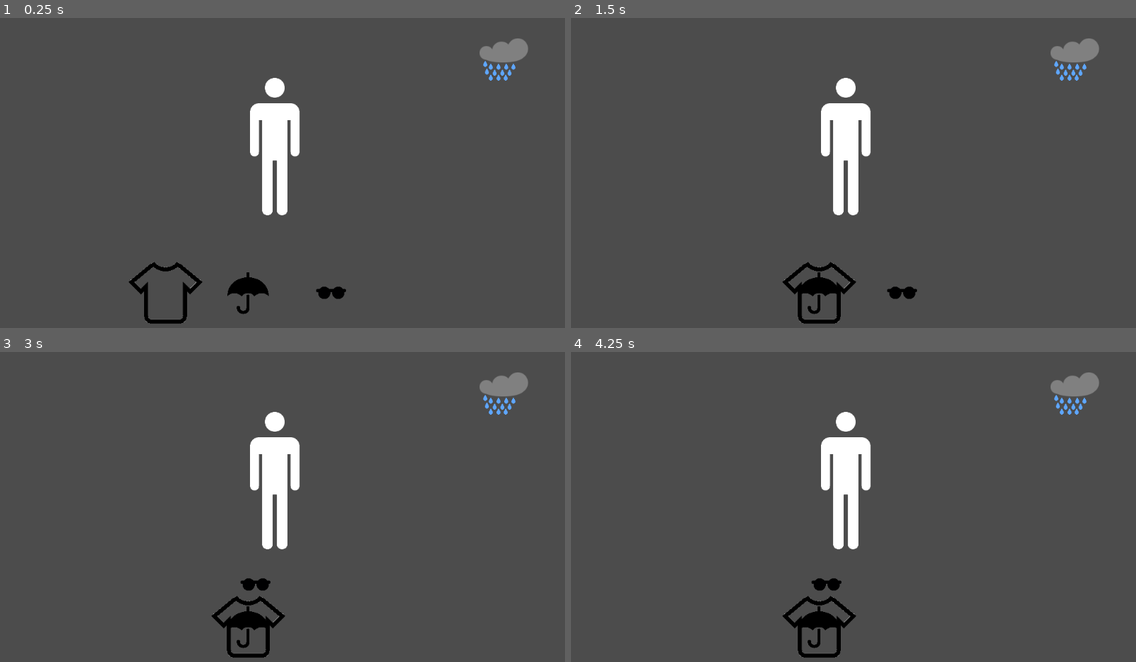
Above: before the commit, frames 1-4 (two rows, left to right).
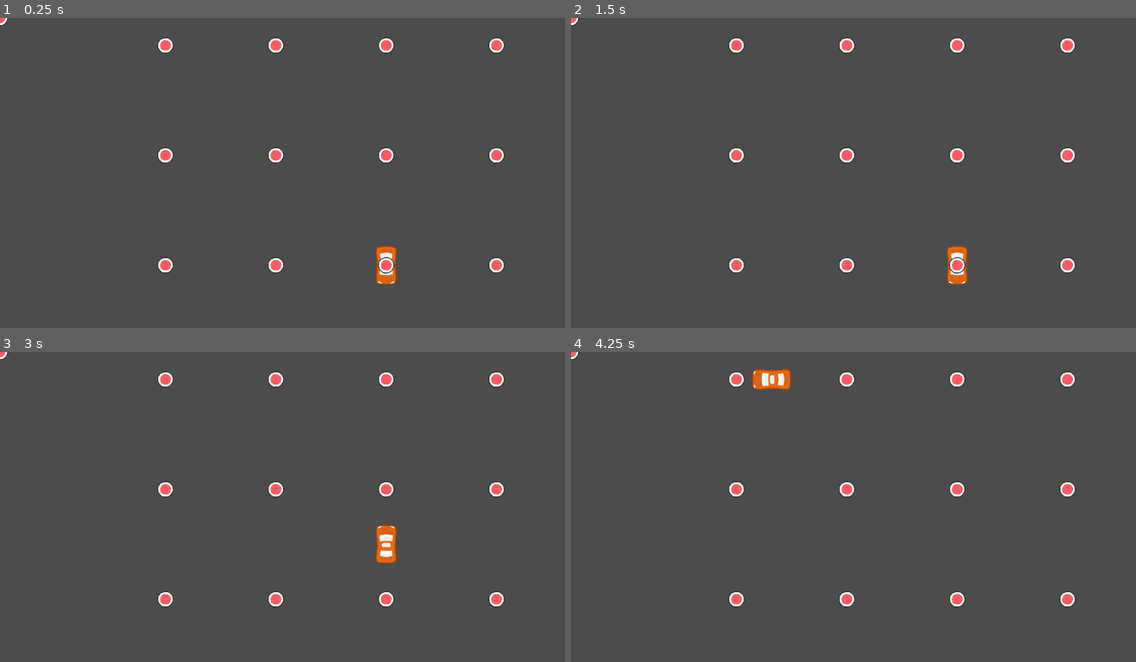
Above: after the commit, the same moments.

Repository: JoelCoyos/IngenieriaVideojuegos
Game: Godot game, scene res://Game.tscn
The game is run twice, just before and just after one commit, with the same random seed, the same clock (stepped at 60 frames per second) and the same inputs.
Inputs (mouse positions are in pixels of both pictures, inside the frame that each line leads up to):
- Up to frame 1 (0.25 s): no input
- Up to frame 2 (1.5 s): tap Enter at 0.5 s; move the mouse to (734, 290) at 0.52 s; press the mouse at (734, 290) at 0.53 s; hold Right (ui_right) 0.53-1.28 s; tap Space at 1.25 s; move the mouse to (819, 290) at 1.27 s; release the mouse at (819, 290) at 1.28 s; hold Left (ui_left) from 1.28 s (still down); click (819, 290) at 1.35 s
- Up to frame 3 (3 s): tap Enter at 2 s; move the mouse to (327, 624) at 2.02 s; release Left (ui_left) at 2.03 s; press the mouse at (327, 624) at 2.03 s; hold Right (ui_right) 2.03-2.78 s; tap Space at 2.75 s; move the mouse to (254, 581) at 2.77 s; release the mouse at (254, 581) at 2.78 s; hold Up (ui_up) from 2.78 s (still down); click (254, 581) at 2.85 s
- Up to frame 4 (4.25 s): move the mouse to (1023, 565) at 3.52 s; release Up (ui_up) at 3.53 s; press the mouse at (1023, 565) at 3.53 s; hold Left (ui_left) from 3.53 s (still down)

The runs differ from the first frame. In frame 1, 5.4% of the frame differs, in the area x 0-94%, y 0-99%; in frame 2, 5.4%; in frame 3, 5.5%; in frame 4, 5.5%.

Commit message:
state minigame base

Diff:
--- a/Example.gd
+++ b/Example.gd
@@ -2,12 +2,14 @@
 
 
 var t
+var rng
 func _init():
 	pass
 
 func _ready():
 	t = Timer.new()
 	self.add_child(t)
+	rng = RandomNumberGenerator.new()
 	pass
 
 func _process(delta):
@@ -15,7 +17,6 @@
 
 func StartMinigame():
 	print("Starting minigame")
-	var rng = RandomNumberGenerator.new()
 	rng.randomize()
 	t.set_wait_time(rng.randi_range(1,3))
 	t.start()
--- a/LevelSelection.gd
+++ b/LevelSelection.gd
@@ -1,7 +1,7 @@
 extends Node2D
 
 
-var levels = ["Decorator"]
+var levels = ["State"]
 
 # Called when the node enters the scene tree for the first time.
 func _ready():
--- /dev/null
+++ b/Minigames/State/Car.gd
@@ -0,0 +1,19 @@
+extends PathFollow2D
+
+var t = 0
+var on
+var speed = 500
+
+func _ready():
+	on = false
+	pass
+
+func _process(delta):
+	if(on):
+		t+=delta
+		offset = t*speed
+	pass
+
+func newPath():
+	t=0
+	pass
--- /dev/null
+++ b/Minigames/State/Cross.gd
@@ -0,0 +1,3 @@
+extends Node2D
+
+var streetPos
--- /dev/null
+++ b/Minigames/State/Cross.tscn
@@ -0,0 +1,11 @@
+[gd_scene load_steps=3 format=2]
+
+[ext_resource path="res://Minigames/State/Cross.gd" type="Script" id=1]
+[ext_resource path="res://Minigames/Iterator/red_point.png" type="Texture" id=2]
+
+[node name="Cross" type="Node2D"]
+script = ExtResource( 1 )
+
+[node name="Sprite" type="Sprite" parent="."]
+scale = Vector2( 0.351563, 0.351563 )
+texture = ExtResource( 2 )
--- /dev/null
+++ b/Minigames/State/State.gd
@@ -0,0 +1,139 @@
+extends Minigame
+
+
+var t
+var rng
+
+var street_width
+var street_height
+var street = []
+var car
+var carPath
+
+var lastCarPosition
+var carPosition
+var carDirection
+
+var crossScene
+var canCross
+var forcedContinue
+
+func _init():
+	pass
+
+func _ready():
+	t = Timer.new()
+	self.add_child(t)
+	car = $CarPath/Car
+	carPath = $CarPath.curve
+	rng = RandomNumberGenerator.new()
+	crossScene = load("res://Minigames//State/Cross.tscn")
+	pass
+
+func _draw():
+	#draw_polyline(carPath.get_points(),Color.red, 2.0)
+	pass
+
+func _process(delta):
+	CarInput()
+	if(car.position.distance_to(GetStreetPosition(carPosition))< 20 and car.on):
+		forcedContinue = true
+		canCross=false
+		AddCarDirection(carDirection,false)
+	elif(car.position.distance_to(GetStreetPosition(carPosition))< 150 and car.on):
+		canCross = true
+	else:
+		canCross = false
+	pass
+
+func StartMinigame():
+	print("Starting minigame")
+	rng.randomize()
+	t.set_wait_time(100)
+	t.start()
+	SetStreet()
+	yield(t, "timeout")
+	print("Minigame ended")
+	emit_signal("minigame_ended")
+	pass
+
+func SetStreet():
+	street_width=10
+	street_height=10
+	for y in street_width:
+		street.append([])
+		for x in street_height:
+			street[y].append(null)
+	for y in street_width:
+		for x in street_height:
+			var cross =  crossScene.instance()
+			cross.position = Vector2(300+x*200,50+y*200)
+			add_child(cross)
+			street[x][y] = cross
+	carPosition = Vector2(2,2)
+	car.position =  street[carPosition.x][carPosition.y].position
+	carDirection= Vector2(0,-1)
+	carPath.add_point(GetStreetPosition(carPosition))
+
+	pass
+
+func CarInput():
+	var hasInput
+	var turn=true
+	if(Input.is_action_just_pressed("ui_up")):
+		hasInput=true
+		turn = false
+	elif(Input.is_action_just_pressed("ui_left") and canCross):
+		hasInput=true
+		if(carDirection == Vector2(0,-1)): #Up
+			carDirection = Vector2(-1,0)
+		elif(carDirection == Vector2(0,1)): #Down
+			carDirection = Vector2(1,0)
+		elif(carDirection == Vector2(1,0)): #Right
+			carDirection = Vector2(0,-1)
+		elif(carDirection == Vector2(-1,0)): #Left
+			carDirection = Vector2(0,1)
+	elif(Input.is_action_just_pressed("ui_right") and canCross):
+		hasInput=true
+		if(carDirection == Vector2(0,-1)): #Up
+			carDirection = Vector2(1,0)
+		elif(carDirection == Vector2(0,1)): #Down
+			carDirection = Vector2(-1,0)
+		elif(carDirection == Vector2(1,0)): #Right
+			carDirection = Vector2(0,1)
+		elif(carDirection == Vector2(-1,0)): #Left
+			carDirection = Vector2(0,-1)
+	if(hasInput):
+		AddCarDirection(carDirection,turn)
+		hasInput=false
+		turn = false
+	pass
+
+func AddCarDirection(direction,turn):
+	if(turn):
+		car.newPath()
+		lastCarPosition = carPosition
+		carPosition = carPosition + direction
+		carPath.clear_points()
+		var P0 = car.position
+		var P1 = GetStreetPosition(lastCarPosition)
+		var P2 = P1
+		var P3 = GetStreetPosition(carPosition)
+		var control0 = P1 - P0
+		var control1 = P2 - P3
+		carPath.add_point(P0, Vector2.ZERO, control0)
+		carPath.add_point(P3, control1, Vector2.ZERO)
+	else:
+		#carPath.clear_points()
+		car.on = true
+		lastCarPosition = carPosition
+		carPosition+= carDirection
+		print(lastCarPosition)
+		print(carPosition)
+		carPath.add_point(GetStreetPosition(carPosition))
+
+	pass
+
+func GetStreetPosition(pos):
+	return street[pos.x][pos.y].position
+	pass
--- /dev/null
+++ b/Minigames/State/State.tscn
@@ -0,0 +1,22 @@
+[gd_scene load_steps=5 format=2]
+
+[ext_resource path="res://Minigames/State/Cross.tscn" type="PackedScene" id=1]
+[ext_resource path="res://Minigames/State/State.gd" type="Script" id=2]
+[ext_resource path="res://Minigames/State/car.png" type="Texture" id=3]
+[ext_resource path="res://Minigames/State/Car.gd" type="Script" id=4]
+
+[node name="State" type="Node2D"]
+script = ExtResource( 2 )
+
+[node name="CarPath" type="Path2D" parent="."]
+
+[node name="Car" type="PathFollow2D" parent="CarPath"]
+rotation = 1.5708
+loop = false
+script = ExtResource( 4 )
+
+[node name="Sprite" type="Sprite" parent="CarPath/Car"]
+scale = Vector2( 0.542253, 0.542254 )
+texture = ExtResource( 3 )
+
+[node name="Cross" parent="." instance=ExtResource( 1 )]
Binary file added: Minigames/State/car.png
Not shown, added: Minigames/State/car.png.import
